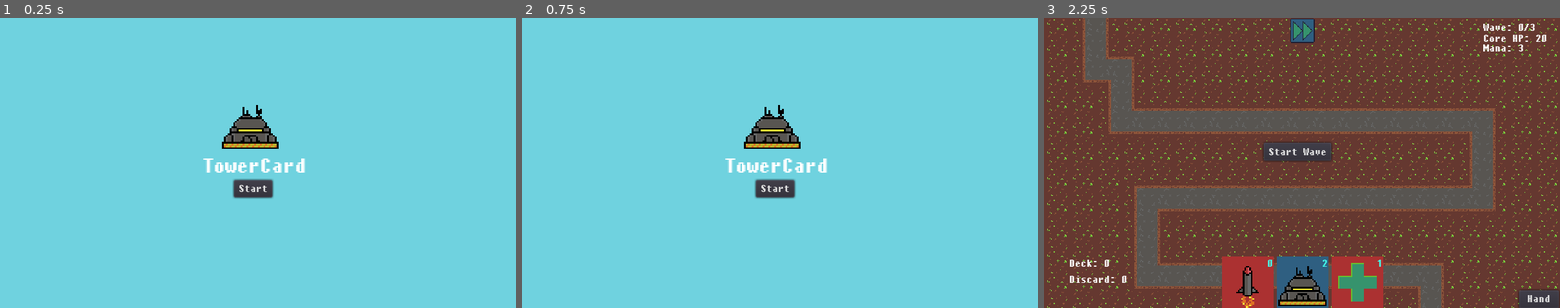
Above: before the commit, frames 1-3 (left to right).
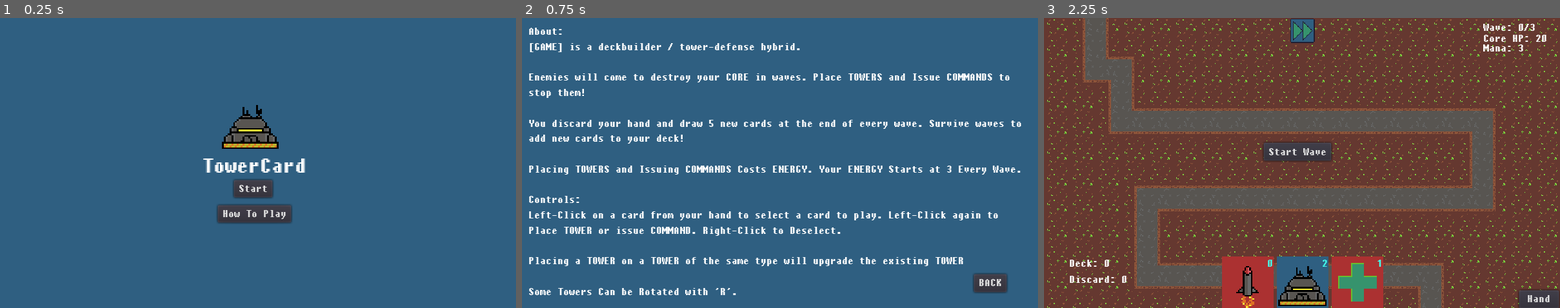
Above: after the commit, the same moments.

Repository: TylerPelaez/TowerCard
Game: Godot game, scene res://Menu/Menu.tscn
Same seed, same stepped clock (60 frames per second), same inputs: the game is played once before the commit and once after it. Sound files missing from this copy of the repository are replaced by a short silence.
Inputs (mouse positions are in pixels of both pictures, inside the frame that each line leads up to):
- Up to frame 1 (0.25 s): no input
- Up to frame 2 (0.75 s): click (774, 215) at 0.5 s, where only the run after the commit has a clickable "How To Play"
- Up to frame 3 (2.25 s): click (1513, 281) at 1.25 s, where only the run after the commit has a clickable "BACK"; click "Start" at 2 s

The runs differ from the first frame. In frame 1, 98% of the frame differs, in the area x 0-100%, y 0-100%; in frame 2, 100%; in frame 3, nothing differs.

Commit message:
UI work + tutorial

Diff:
--- a/Menu/Menu.gd
+++ b/Menu/Menu.gd
@@ -2,7 +2,11 @@
 
 
 func _ready():
-	VisualServer.set_default_clear_color(Color("#70d3e0"))
+	VisualServer.set_default_clear_color(Color("#306082"))
 
 func _on_Start_pressed():
 	get_tree().change_scene(Utils.get_scene(1))
+
+
+func _on_Directions_pressed():
+	get_tree().change_scene("res://Menu/Tutorial.tscn")
--- a/Menu/Menu.tscn
+++ b/Menu/Menu.tscn
@@ -35,4 +35,16 @@
 __meta__ = {
 "_edit_use_anchors_": false
 }
+
+[node name="Directions" type="Button" parent="."]
+margin_left = 270.0
+margin_top = 232.0
+margin_right = 331.166
+margin_bottom = 220.976
+theme = ExtResource( 3 )
+text = "How To Play"
+__meta__ = {
+"_edit_use_anchors_": false
+}
 [connection signal="pressed" from="Start" to="." method="_on_Start_pressed"]
+[connection signal="pressed" from="Directions" to="." method="_on_Directions_pressed"]
--- /dev/null
+++ b/Menu/Tutorial.gd
@@ -0,0 +1,5 @@
+extends Node2D
+
+
+func _on_Menu_pressed():
+	get_tree().change_scene("res://Menu/Menu.tscn")
--- /dev/null
+++ b/Menu/Tutorial.tscn
@@ -0,0 +1,51 @@
+[gd_scene load_steps=3 format=2]
+
+[ext_resource path="res://Menu/Tutorial.gd" type="Script" id=1]
+[ext_resource path="res://UI/FontTheme.tres" type="Theme" id=2]
+
+[node name="Node2D" type="Node2D"]
+script = ExtResource( 1 )
+
+[node name="CanvasLayer" type="CanvasLayer" parent="."]
+
+[node name="Menu" type="Button" parent="CanvasLayer"]
+anchor_left = 1.0
+anchor_top = 1.0
+anchor_right = 1.0
+anchor_bottom = 1.0
+margin_left = -80.0
+margin_top = -42.0
+margin_right = -40.0
+margin_bottom = -33.0
+theme = ExtResource( 2 )
+text = "BACK"
+__meta__ = {
+"_edit_use_anchors_": false
+}
+
+[node name="Label" type="Label" parent="CanvasLayer"]
+margin_left = 8.0
+margin_top = 8.0
+margin_right = 632.0
+margin_bottom = 305.0
+theme = ExtResource( 2 )
+text = "About:
+[GAME] is a deckbuilder / tower-defense hybrid.
+
+Enemies will come to destroy your CORE in waves. Place TOWERS and Issue COMMANDS to stop them!
+
+You discard your hand and draw 5 new cards at the end of every wave. Survive waves to add new cards to your deck!
+
+Placing TOWERS and Issuing COMMANDS Costs ENERGY. Your ENERGY Starts at 3 Every Wave.
+
+Controls:
+Left-Click on a card from your hand to select a card to play. Left-Click again to Place TOWER or issue COMMAND. Right-Click to Deselect.
+
+Placing a TOWER on a TOWER of the same type will upgrade the existing TOWER
+
+Some Towers Can be Rotated with 'R'."
+autowrap = true
+__meta__ = {
+"_edit_use_anchors_": false
+}
+[connection signal="pressed" from="CanvasLayer/Menu" to="." method="_on_Menu_pressed"]
--- a/UI/UI.gd
+++ b/UI/UI.gd
@@ -57,7 +57,7 @@
 	hand.discard_card(selected_card, true)
 
 	hand.update_playable_cards(player_controller.current_mana)
-	mana.text = "Mana: " + str(player_controller.current_mana)
+	mana.text = "Energy: " + str(player_controller.current_mana)
 
 	_on_CardDeselected()
 
@@ -83,7 +83,7 @@
 		player_controller.cancel_card_play()
 
 	player_controller.reset_mana()
-	mana.text = "Mana: " + str(player_controller.current_mana)
+	mana.text = "Energy: " + str(player_controller.current_mana)
 	hide_hand_ui()
 	cardRewardScreen.show()
 
